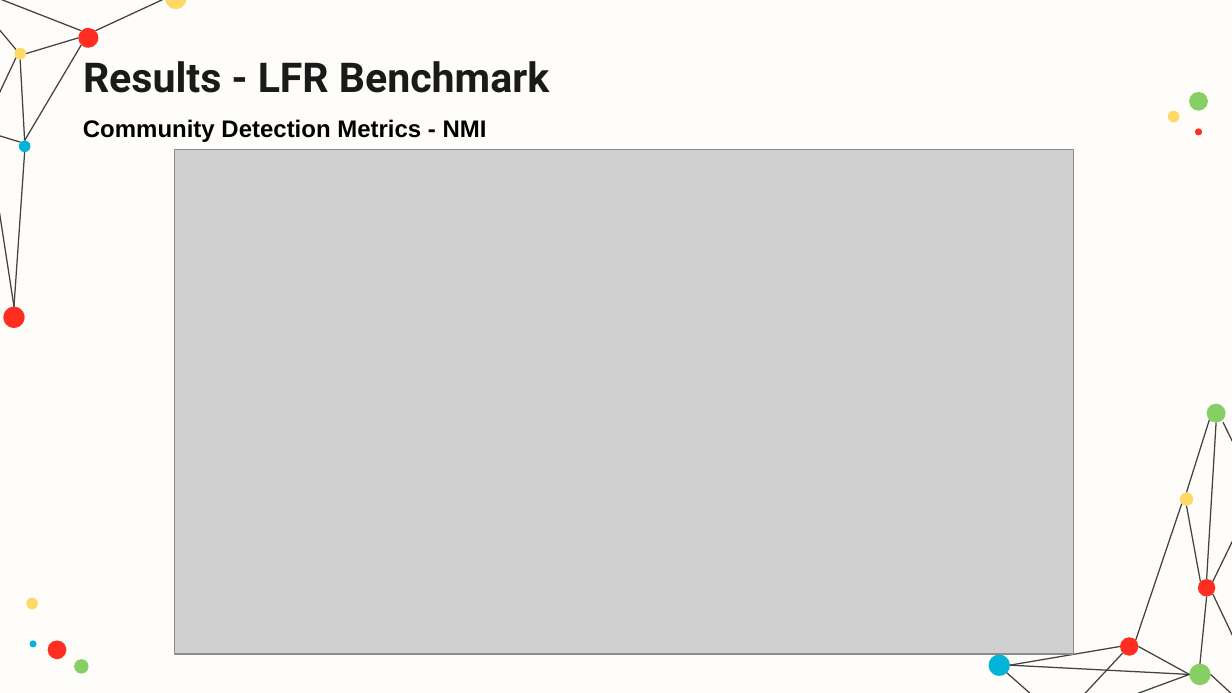
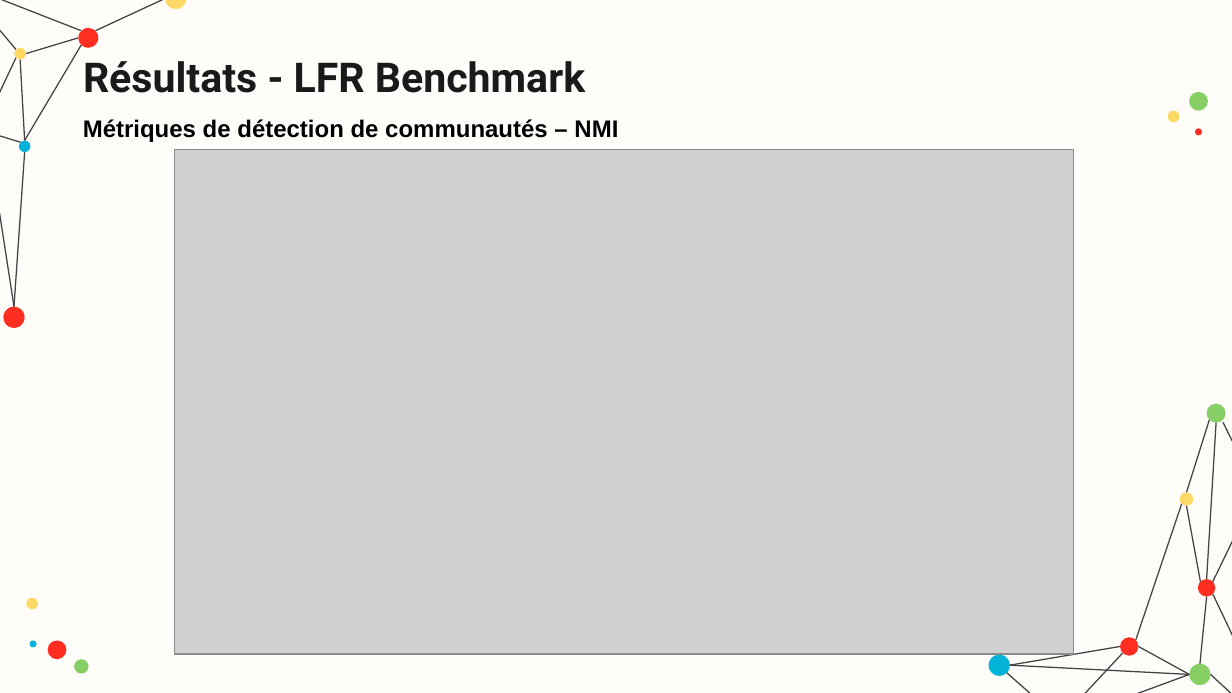
Before and after one commit to hamzamdn077/Master-Project, a slide deck: slide 20 of presentation.pptx (slide 22 before the commit). Drawn at 1232x693 pixels with LibreOffice and Linux fonts; fonts in the diff are those of the drawing; grey boxes stand for pictures. Boxes give left, top, right and bottom in pixels: in the first picture for what was removed or moved away, otherwise in the second. Text is boxed around its words. In the diff, an @@ line names an element or a change of style, - is before the commit and + after.

```diff
--- a/presentation.pptx
+++ b/presentation.pptx
@@ title at [83, 61, 585, 93]: text changed @@
-Results - LFR Benchmark
+Résultats - LFR Benchmark
@@ text removed at [83, 119, 487, 142] @@
-Community Detection Metrics - NMI
@@ text added at [83, 119, 618, 142], 14 pt, text #000000, bold @@
+Métriques de détection de communautés – NMI
```
Also in this commit, not shown: 8 other slides changed, 18 slides added, 20 slides removed, 2 other files.
